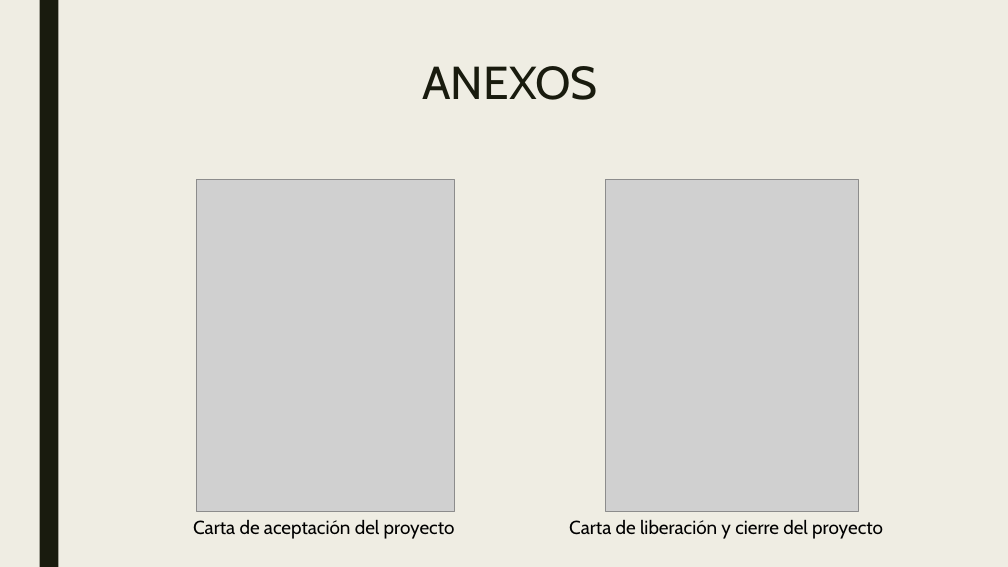
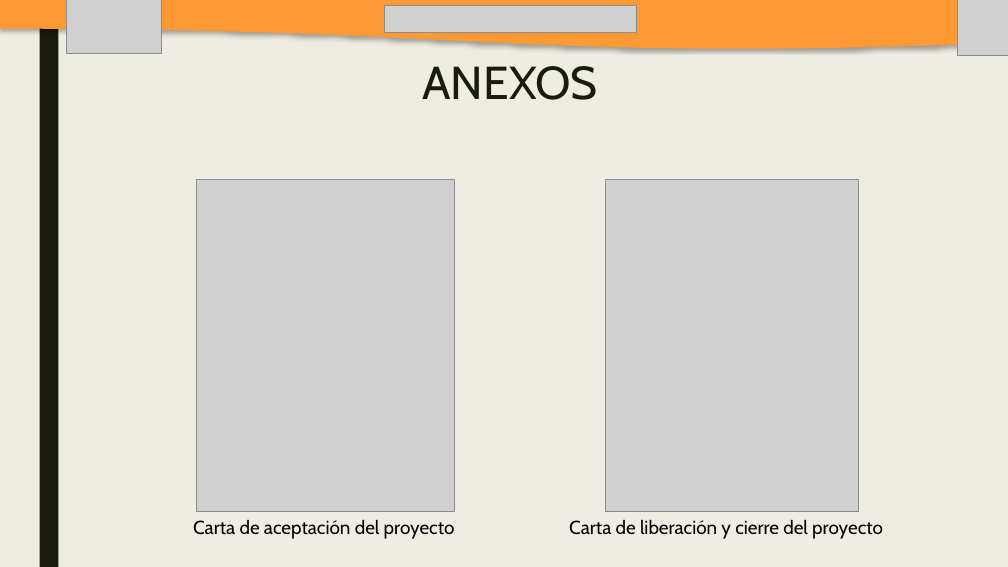
Before and after one commit to SM-ROOT/SM-ROOT, a slide deck: slide 25 of 9°A/Integradora/diapositiva/SM-ROOT_APPMO-SP.pptx. Drawn at 1008x567 pixels with LibreOffice and Linux fonts; fonts in the diff are those of the drawing; grey boxes stand for pictures. Boxes give left, top, right and bottom in pixels: in the first picture for what was removed or moved away, otherwise in the second. Text is boxed around its words. In the diff, an @@ line names an element or a change of style, - is before the commit and + after.

```diff
--- a/9°A/Integradora/diapositiva/SM-ROOT_APPMO-SP.pptx
+++ b/9°A/Integradora/diapositiva/SM-ROOT_APPMO-SP.pptx
@@ freeform shape added at [0,0,1008,48], fill #FF9933 @@
@@ picture added at [66,0,161,54] @@
@@ picture added at [385,5,636,33] @@
@@ picture added at [957,0,1008,56] @@
```
Also in this commit, not shown: 5 other slides changed, 1 slide added, 1 slide removed, 15 other files.
